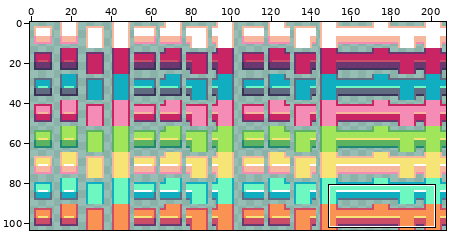
A sprite sheet gets an edit: examples/19 - snake with guns/img/players4.png. The picture above shows the old version from afar; the outline marks the close-up.
Close-up. The starting point:
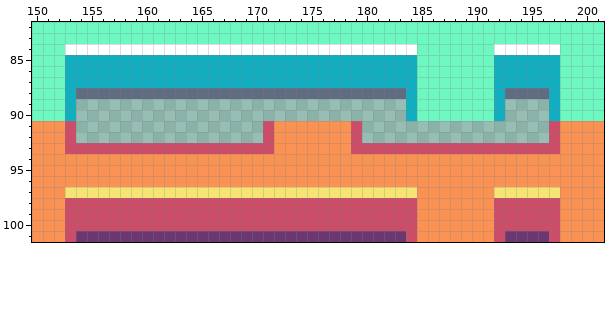
The file is 208x104 pixels. Shown: x 150..201, y 82..101. The commit also changed other parts of the picture, which this record leaves out.
Now the later version:
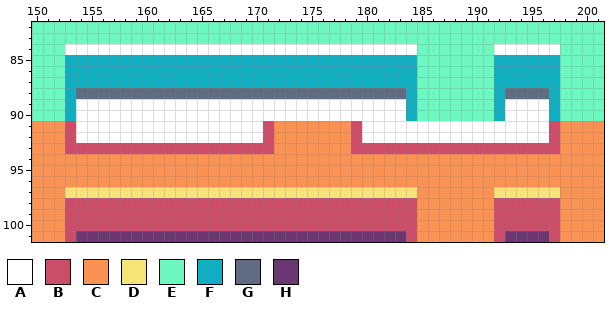
Palette (. is transparent): A #ffffff  B #cb4d68  C #f99252  D #f7e476  E #6df7c1  F #11adc1  G #606c81  H #6a3771
The exact change:
@@ x 150..201 @@
  88 EEEFGGGGGGGGGGGGGGGGGGGGGGGGGGGGGGFEEEEEEEFGGGGFEEEE
- 89 EEEF..............................FEEEEEEEF....FEEEE
- 90 EEEF..............................FEEEEEEEF....FEEEE
- 91 CCCB.................BCCCCCCCB.................BCCCC
- 92 CCCB.................BCCCCCCCB.................BCCCC
+ 89 EEEFAAAAAAAAAAAAAAAAAAAAAAAAAAAAAAFEEEEEEEFAAAAFEEEE
+ 90 EEEFAAAAAAAAAAAAAAAAAAAAAAAAAAAAAAFEEEEEEEFAAAAFEEEE
+ 91 CCCBAAAAAAAAAAAAAAAAABCCCCCCCBAAAAAAAAAAAAAAAAABCCCC
+ 92 CCCBAAAAAAAAAAAAAAAAABCCCCCCCBAAAAAAAAAAAAAAAAABCCCC
  93 CCCBBBBBBBBBBBBBBBBBBBCCCCCCCBBBBBBBBBBBBBBBBBBBCCCC
Where, in picture pixels (left, top, right, bottom), the same in both close-ups:
added: (76, 99, 549, 143)
